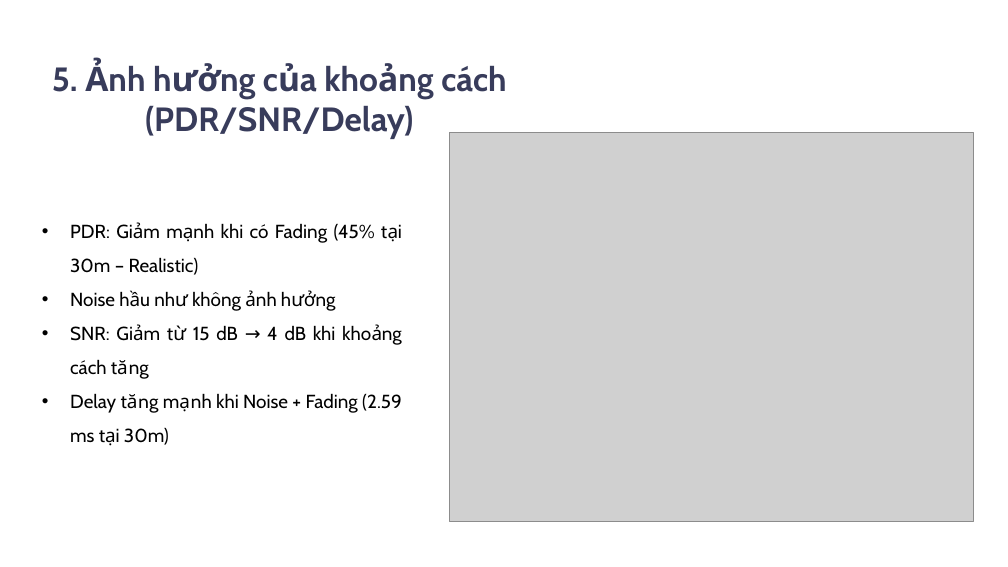
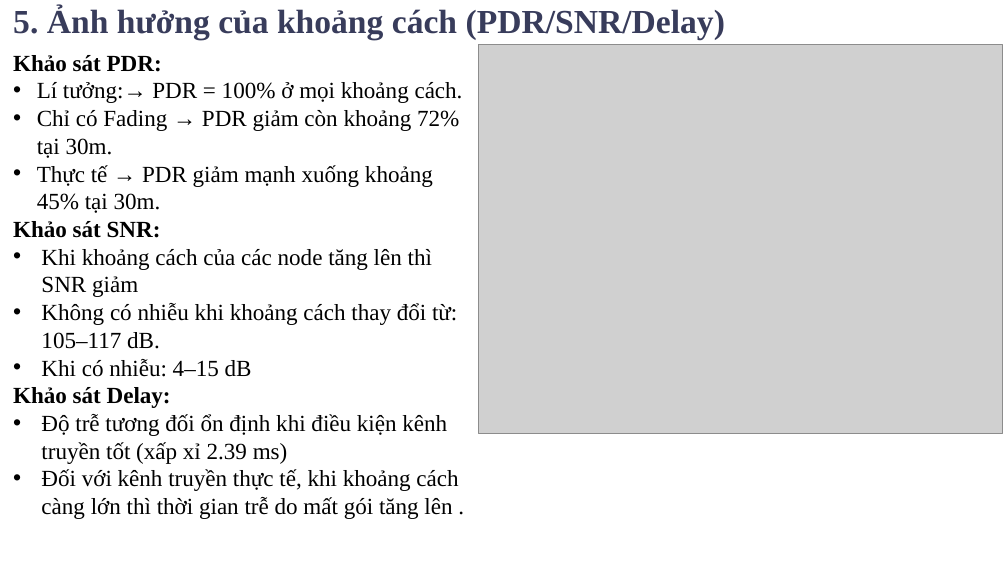
Before and after one commit to thevien257/Smart-Home-NS3-Zigbee, a slide deck: slide 8 of doc/slide/SlideBaoCaoLapTrinhMang.pptx (slide 6 before the commit). Drawn at 1008x567 pixels with LibreOffice and Linux fonts; fonts in the diff are those of the drawing; grey boxes stand for pictures; background and template pictures are left out. Boxes give left, top, right and bottom in pixels: in the first picture for what was removed or moved away, otherwise in the second. Text is boxed around its words. In the diff, an @@ line names an element or a change of style, - is before the commit and + after.

Commit message:
Upload

```diff
--- a/doc/slide/SlideBaoCaoLapTrinhMang.pptx
+++ b/doc/slide/SlideBaoCaoLapTrinhMang.pptx
@@ text "5. Ảnh hưởng của khoảng ...": place and size @@
-text "5. Ảnh hưởng của khoảng ..." at [52,66,506,139]
+text "5. Ảnh hưởng của khoảng ..." at [13,6,725,39]
@@ text "5. Ảnh hưởng của khoảng ..." at [13,6,725,39]: font Cabin to Times New Roman @@
@@ text at [13,55,463,519]: text changed; size 18 to 22 pt; font Cabin to Times New Roman @@
-• PDR: Giảm mạnh khi có Fading (45% tại 30m – Realistic)
-• Noise hầu như không ảnh hưởng
-• SNR: Giảm từ 15 dB → 4 dB khi khoảng cách tăng
-• Delay tăng mạnh khi Noise + Fading (2.59 ms tại 30m)
+Khảo sát PDR:
+• Lí tưởng:→ PDR = 100% ở mọi khoảng cách.
+• Chỉ có Fading → PDR giảm còn khoảng 72% tại 30m.
+• Thực tế → PDR giảm mạnh xuống khoảng 45% tại 30m.
+Khảo sát SNR:
+• Khi khoảng cách của các node tăng lên thì SNR giảm
+• Không có nhiễu khi khoảng cách thay đổi từ: 105–117 dB.
+• Khi có nhiễu: 4–15 dB
+Khảo sát Delay:
+• Độ trễ tương đối ổn định khi điều kiện kênh truyền tốt (xấp xỉ 2.39 ms)
+• Đối với kênh truyền thực tế, khi khoảng cách càng lớn thì thời gian trễ do mất gói tăng lên .
@@ picture: place and size @@
-picture at [449,132,973,521]
+picture at [478,45,1002,433]
```
Also in this commit, not shown: 8 other slides changed, 3 slides added, 1 slide removed.
